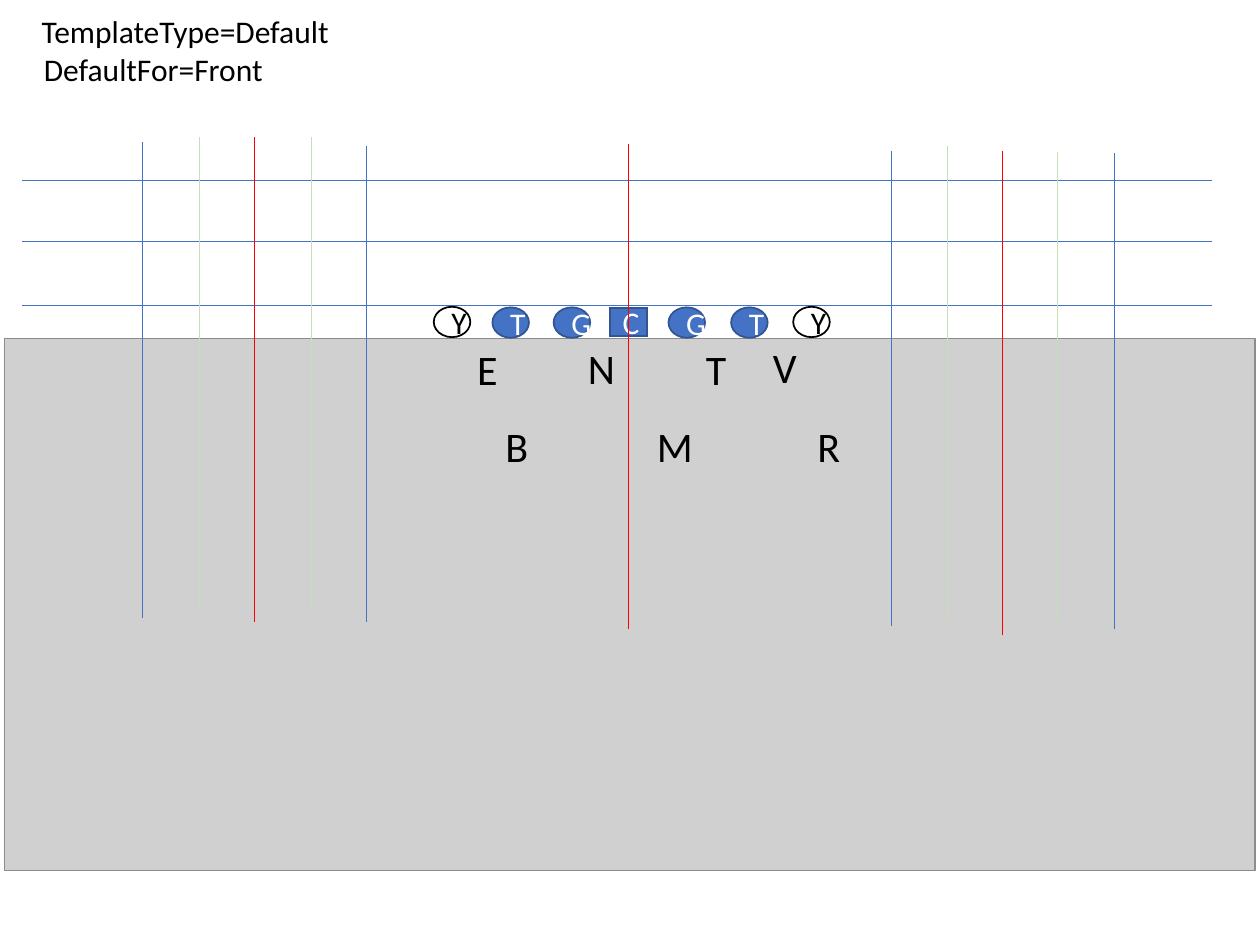
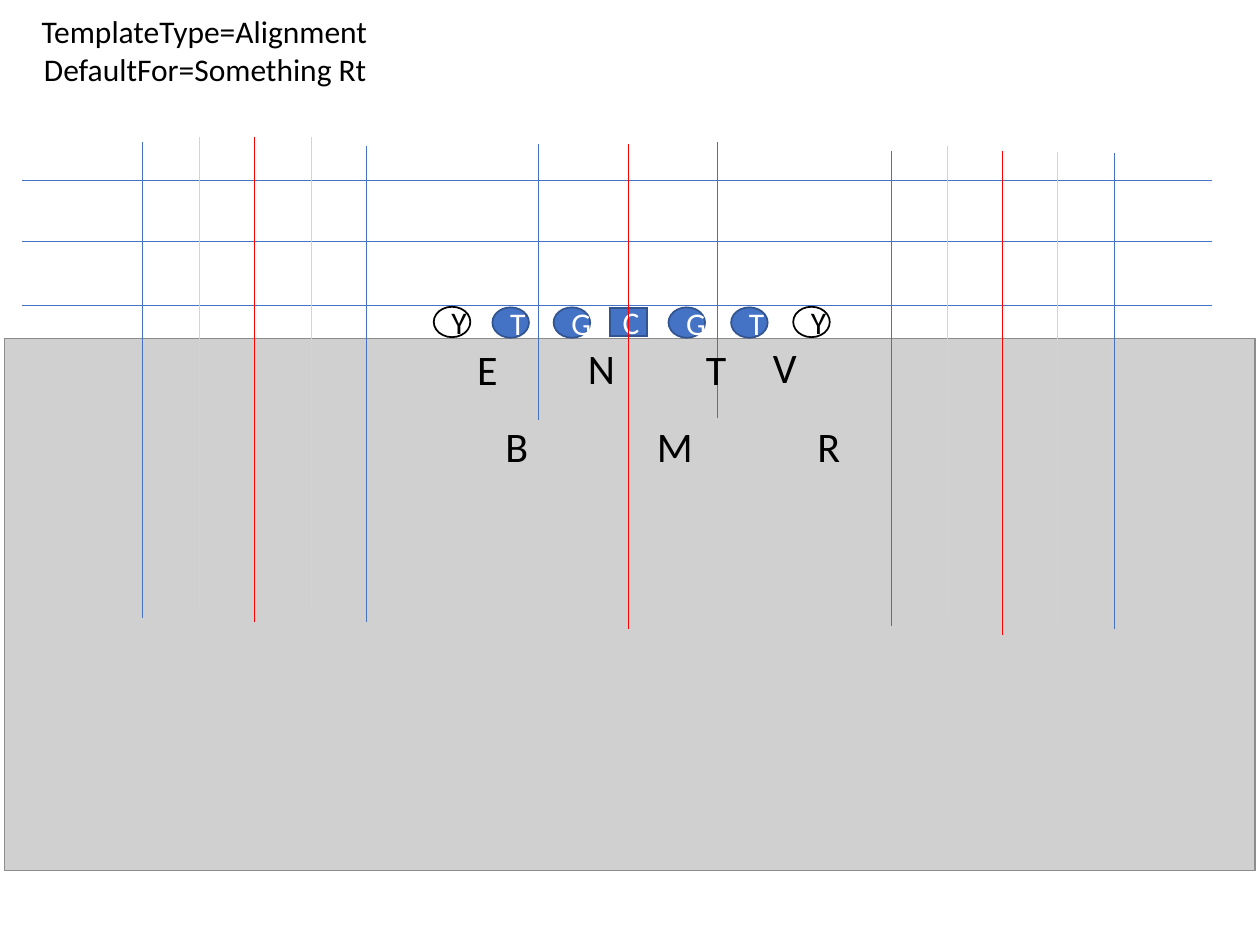
Before and after one commit to Aceplace/VBAScoutDCard, a slide deck: slide 10 of default_templates.pptx (slide 7 before the commit). Drawn at 1260x945 pixels with LibreOffice and Linux fonts; fonts in the diff are those of the drawing; grey boxes stand for pictures. Boxes give left, top, right and bottom in pixels: in the first picture for what was removed or moved away, otherwise in the second. Text is boxed around its words. In the diff, an @@ line names an element or a change of style, - is before the commit and + after.

```diff
--- a/default_templates.pptx
+++ b/default_templates.pptx
@@ text at [42,21,367,49]: text changed @@
-TemplateType=Default
+TemplateType=Alignment
@@ text at [44,59,367,87]: text changed @@
-DefaultFor=Front
+DefaultFor=Something Rt
@@ line added from (539, 145) to (539, 420), #4472C4 0.5 pt @@
@@ line added from (718, 142) to (718, 417), #4472C4 0.5 pt @@
```
Also in this commit, not shown: 4 other slides changed, 5 slides added, 2 other files.
